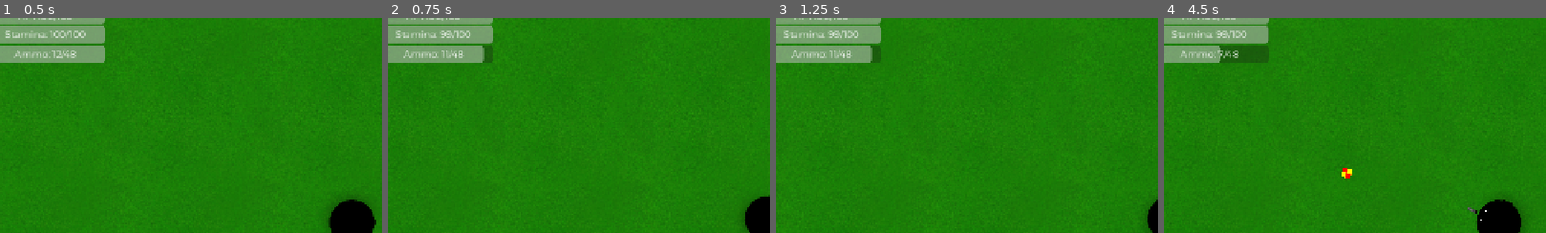
Above: before the commit, frames 1-4 (left to right).
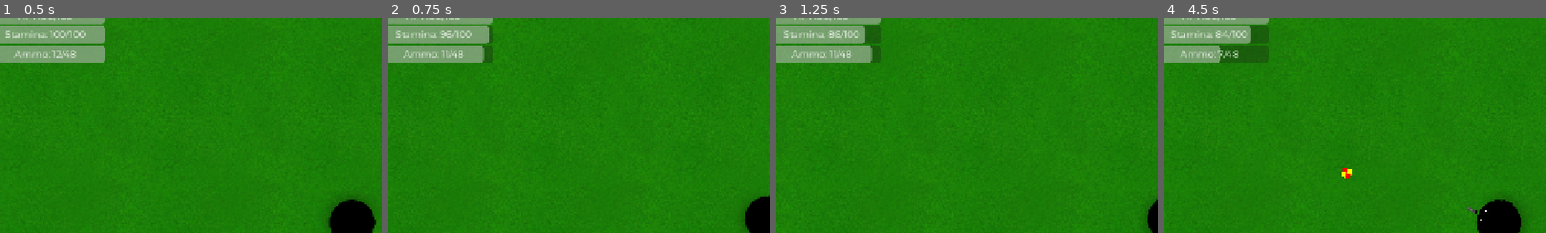
Above: after the commit, the same moments.

Repository: klodskateam/zurvival-remastered
Game: Godot game, scene res://game.tscn
The game is run twice, just before and just after one commit, with the same random seed, the same clock (stepped at 60 frames per second) and the same inputs. This scene is started directly instead of the project's main scene.
Inputs (mouse positions are % of the whole screen's width and height, from its top left):
- Up to frame 1 (0.5 s): no input
- Up to frame 2 (0.75 s): tap Enter at 0.5 s; move the mouse to (72, 45) at 0.52 s; hold D (right) from 0.53 s (still down); hold Shift (run) from 0.53 s (still down); click (72, 45) at 0.67 s
- Up to frame 3 (1.25 s): keep holding D (right); keep holding Shift (run)
- Up to frame 4 (4.5 s): release D (right) at 1.25 s; release Shift (run) at 1.25 s; drag from (30, 55) to (45, 70) at 1.27 s; move the mouse to (60, 28) at 2.02 s; press the mouse at (60, 28) at 2.03 s; hold D (right) 2.03-2.75 s; tap Shift (run) at 2.3 s; release the mouse at (60, 28) at 2.75 s; drag from (45, 70) to (20, 35) at 2.77 s; tap Space (reload) at 3.5 s; move the mouse to (80, 65) at 3.52 s; hold A (left) 3.53-4.25 s; hold Shift (run) 3.53-4.25 s; drag from (20, 35) to (35, 25) at 4.27 s
The pictures show only the part of the screen within x 4-54%, y 3-53%; the shares and areas given below are measured in that part.

Frame 1 is identical in both runs. In frame 2, 0.2% of the frame differs, in the area x 15-28%, y 3-12%; in frame 3, 0.4%; in frame 4, 0.6%, in the area x 2-28%, y 3-12%.
Error in both runs: Invalid type in function 'set_locale' in base 'TranslationServer'. Cannot convert argument 1 from Nil to String. (res://global.gd:24)

Commit message:
Revert "delta"
This reverts commit 0fd4a3a4ccffacb847b67145d6a94f7dd9a46267.

Diff:
--- a/player.gd
+++ b/player.gd
@@ -66,7 +66,7 @@
 			$Camera2D.zoom = Vector2(0.987, 0.987)
 		if (VINOSLIVOST >= 0):
 			SPEED = RUN_SPEED
-			VINOSLIVOST -= 0.34 * delta
+			VINOSLIVOST -= 0.34
 		else:
 			SPEED = REGULAR_SPEED
 			$Camera2D.zoom = Vector2(1, 1)
@@ -74,7 +74,7 @@
 	else:
 		SPEED = REGULAR_SPEED
 		if (VINOSLIVOST <= MAX_VINOSLIVOST) and (SPEED != RUN_SPEED):
-			VINOSLIVOST += 0.1 * delta
+			VINOSLIVOST += 0.1
 			$Camera2D.zoom = Vector2(1, 1)
 	if (VINOSLIVOST <= 35) and !Input.is_action_pressed("run"):
 		RUNLOCK = 1
